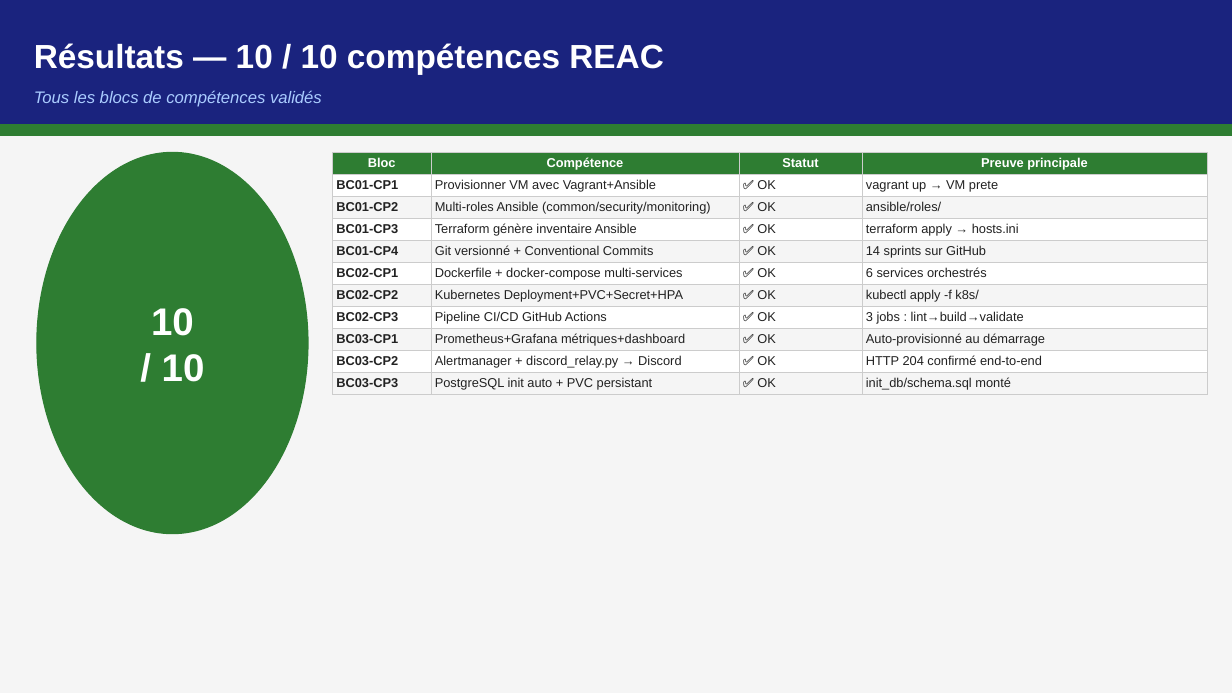
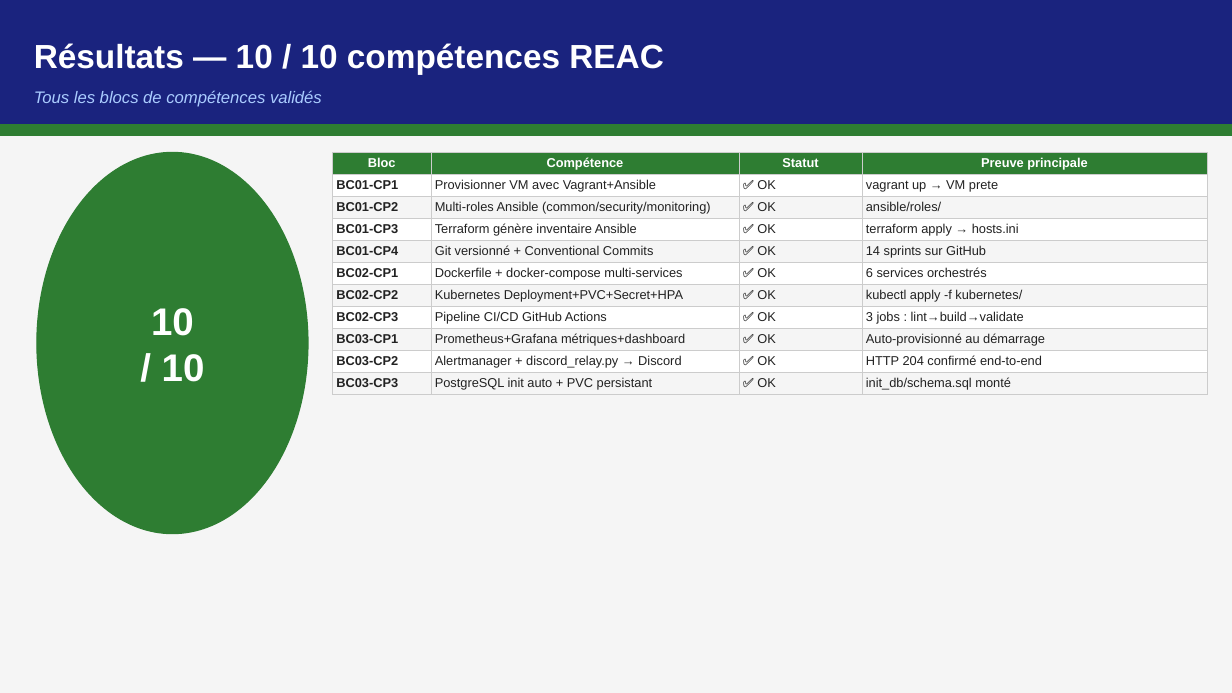
Before and after one commit to pilot-loicrich/iac-infra, a slide deck: slide 9 of documentation/Presentation_iac-infra_ASD.pptx. Drawn at 1232x693 pixels with LibreOffice and Linux fonts; fonts in the diff are those of the drawing. Boxes give left, top, right and bottom in pixels: in the first picture for what was removed or moved away, otherwise in the second. Text is boxed around its words. In the diff, an @@ line names an element or a change of style, - is before the commit and + after.

Commit message:
fix(docs): correct PromQL, alert names and demo commands in presentation
- slide 7: real CPU PromQL expr + actual 3 alert names (HighCPUUsage, HighMemoryUsage, NginxDown)
- slide 11: localhost:8080, kubernetes/, localhost Grafana, testdb
- slides 9/10: k8s/ to kubernetes/

```diff
--- a/documentation/Presentation_iac-infra_ASD.pptx
+++ b/documentation/Presentation_iac-infra_ASD.pptx
@@ table at bbox=[333, 152, 1207, 394] @@
-row 7, column 4: kubectl apply -f k8s/
+row 7, column 4: kubectl apply -f kubernetes/
```
Also in this commit, not shown: 3 other slides changed.
